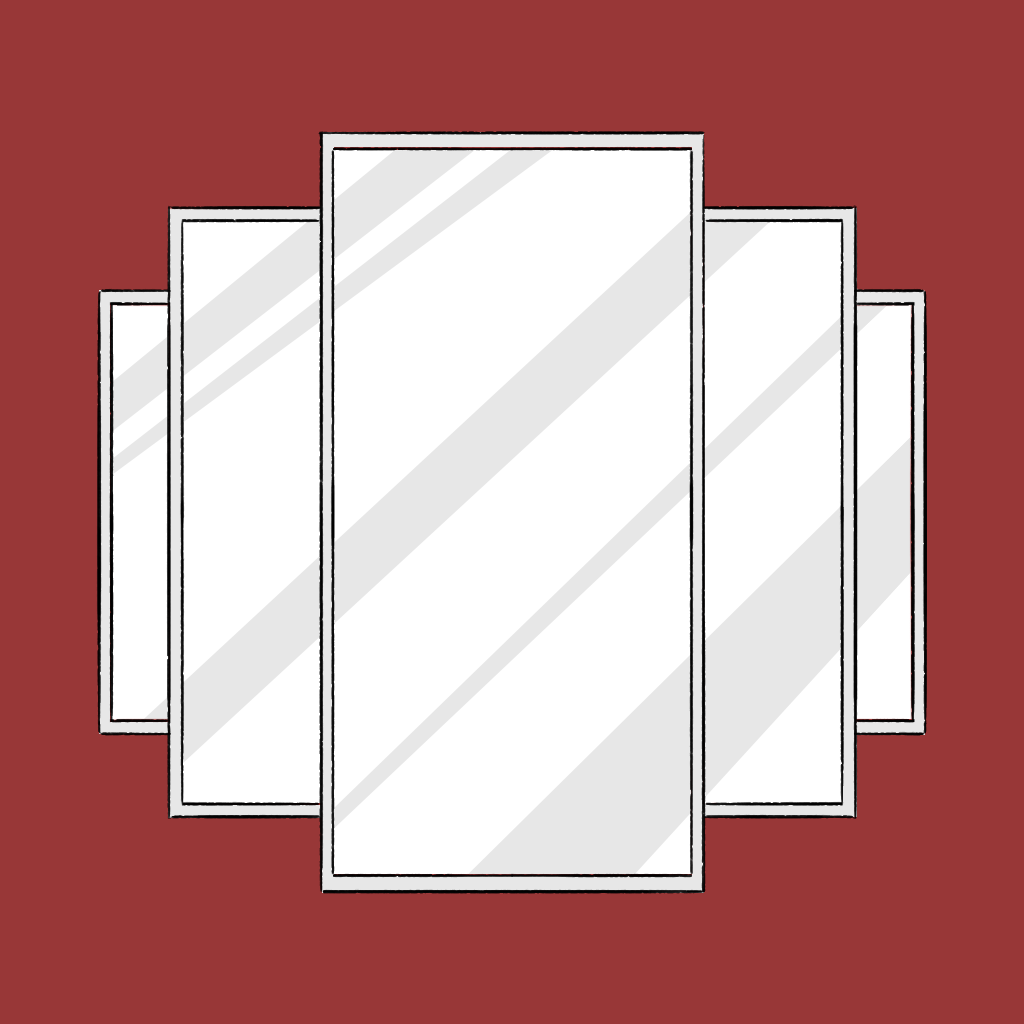
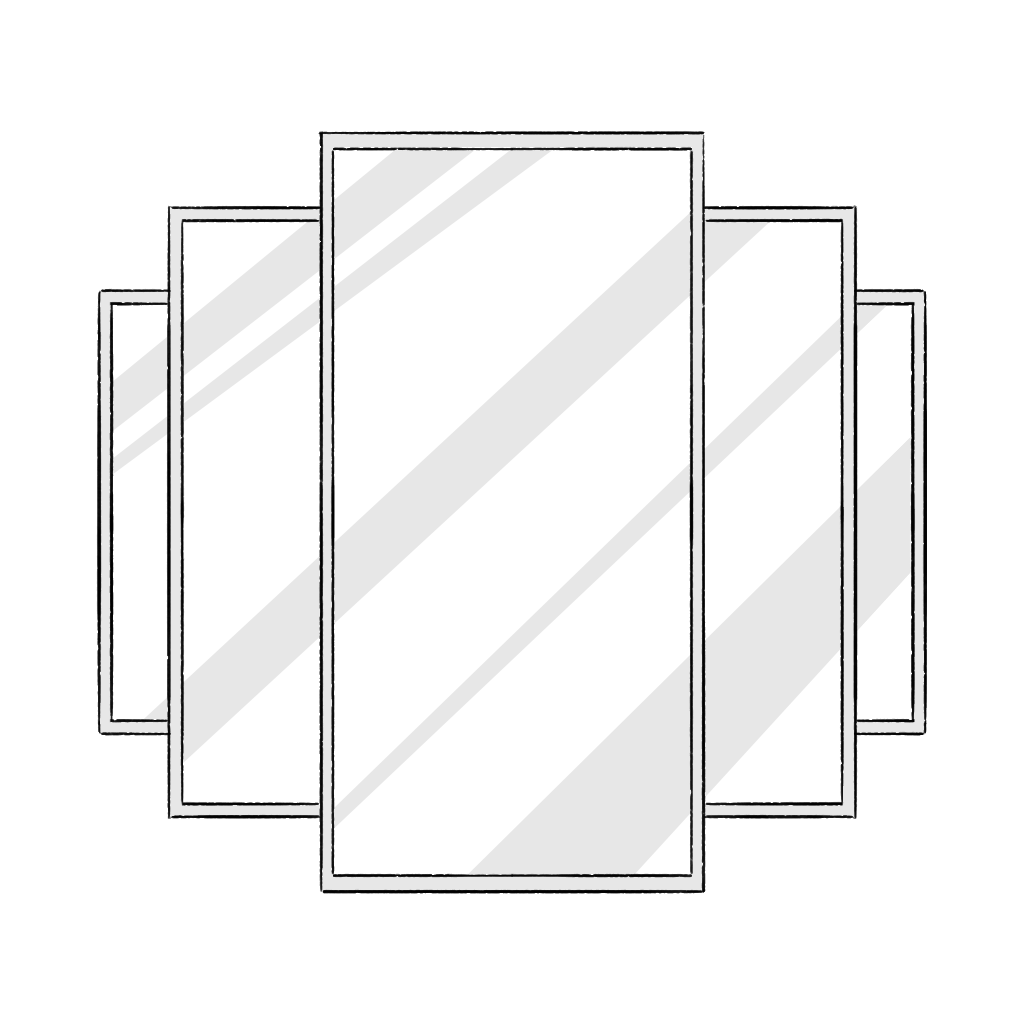
Revision of a layered (1024, 1024) image; what changed, layer by layer:
hid "Arrière-plan" over [0, 0, 1024, 1024]
